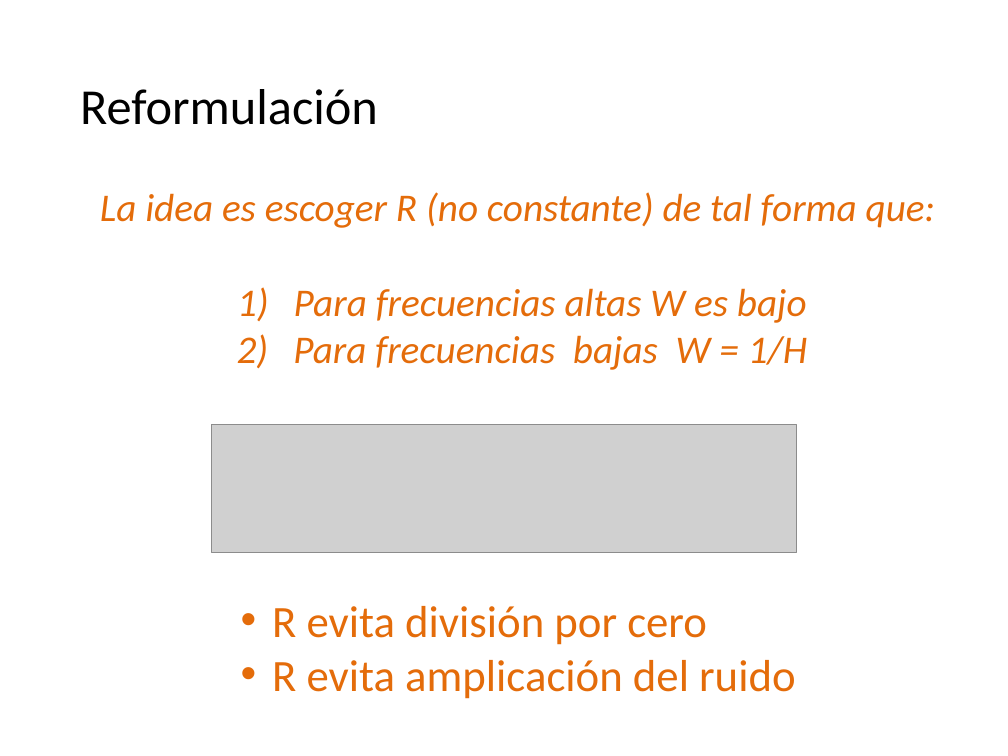
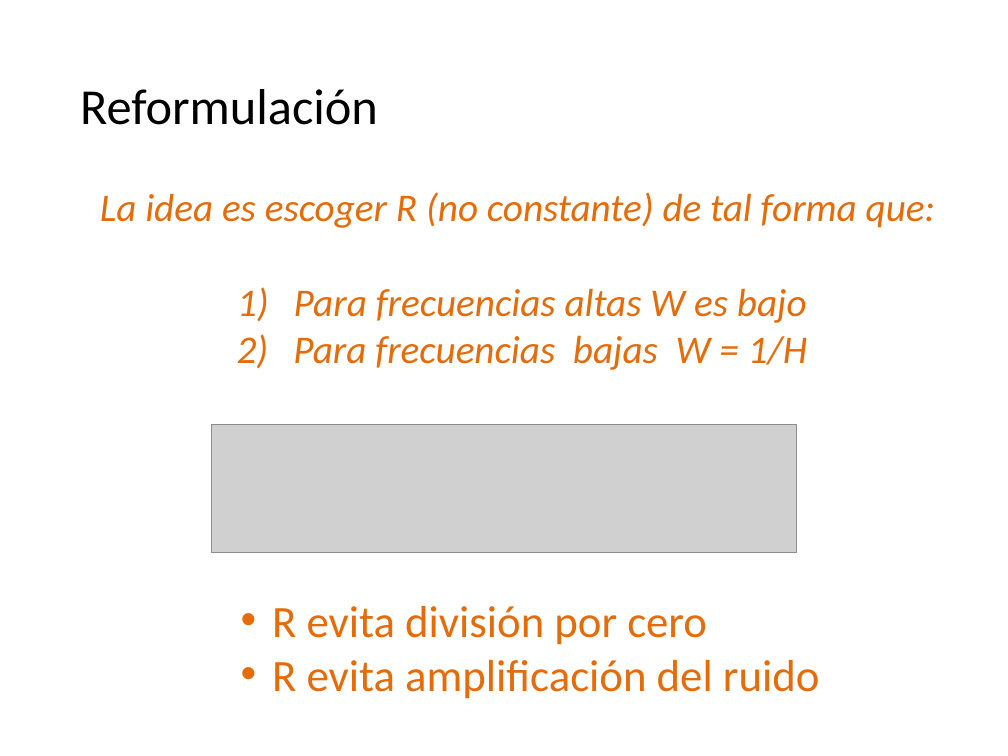
Before and after one commit to domingomery/imagenes, a slide deck: slide 18 of clases/Cap06_Restauracion/presentations/IMG06_Deconvolution.pptx. Drawn at 1008x756 pixels with LibreOffice and Linux fonts; fonts in the diff are those of the drawing; grey boxes stand for pictures. Boxes give left, top, right and bottom in pixels: in the first picture for what was removed or moved away, otherwise in the second. Text is boxed around its words. In the diff, an @@ line names an element or a change of style, - is before the commit and + after.

```diff
--- a/clases/Cap06_Restauracion/presentations/IMG06_Deconvolution.pptx
+++ b/clases/Cap06_Restauracion/presentations/IMG06_Deconvolution.pptx
@@ text at (x1=272, y1=660, x2=820, y2=699): text changed @@
-• R evita amplicación del ruido
+• R evita amplificación del ruido
```
Also in this commit, not shown: 9 other slides changed, 3 other files.
